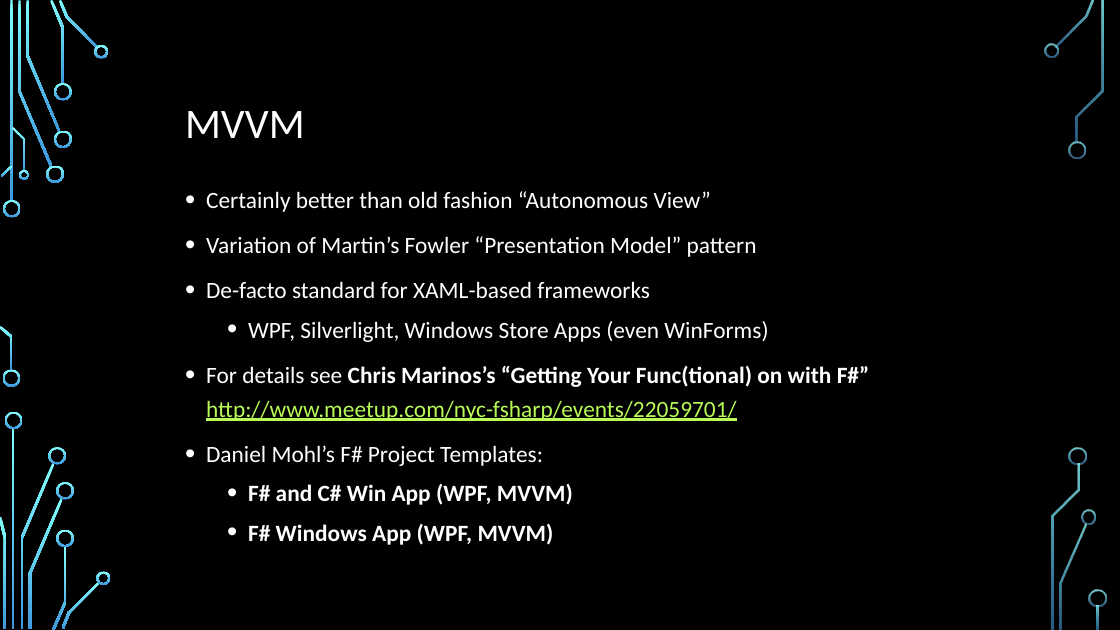
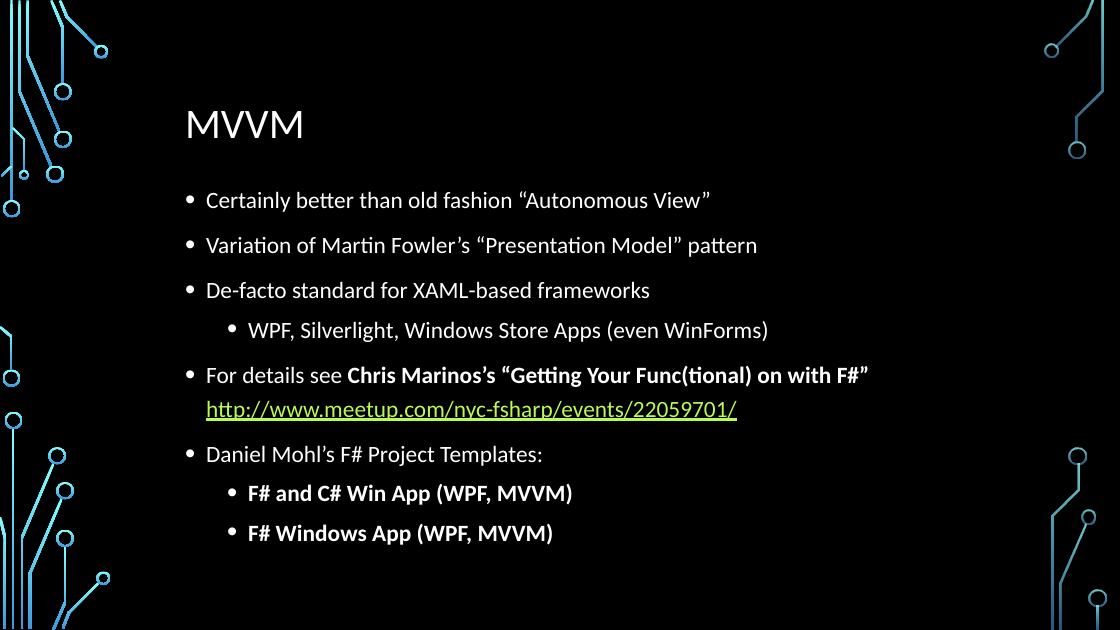
Before and after one commit to dmitry-a-morozov/fsharp-wpf-mvc-series, a slide deck: slide 4 of NYC Meetup.2013-04-23.pptx. Drawn at 1120x630 pixels with LibreOffice and Linux fonts; fonts in the diff are those of the drawing; background and template pictures are left out. Boxes give left, top, right and bottom in pixels: in the first picture for what was removed or moved away, otherwise in the second. Text is boxed around its words. In the diff, an @@ line names an element or a change of style, - is before the commit and + after.

```diff
--- a/NYC Meetup.2013-04-23.pptx
+++ b/NYC Meetup.2013-04-23.pptx
@@ text at (x1=206, y1=236, x2=758, y2=257): text changed @@
-• Variation of Martin’s Fowler “Presentation Model” pattern
+• Variation of Martin Fowler’s “Presentation Model” pattern
```
Also in this commit, not shown: 3 other slides changed, 7 other files.
